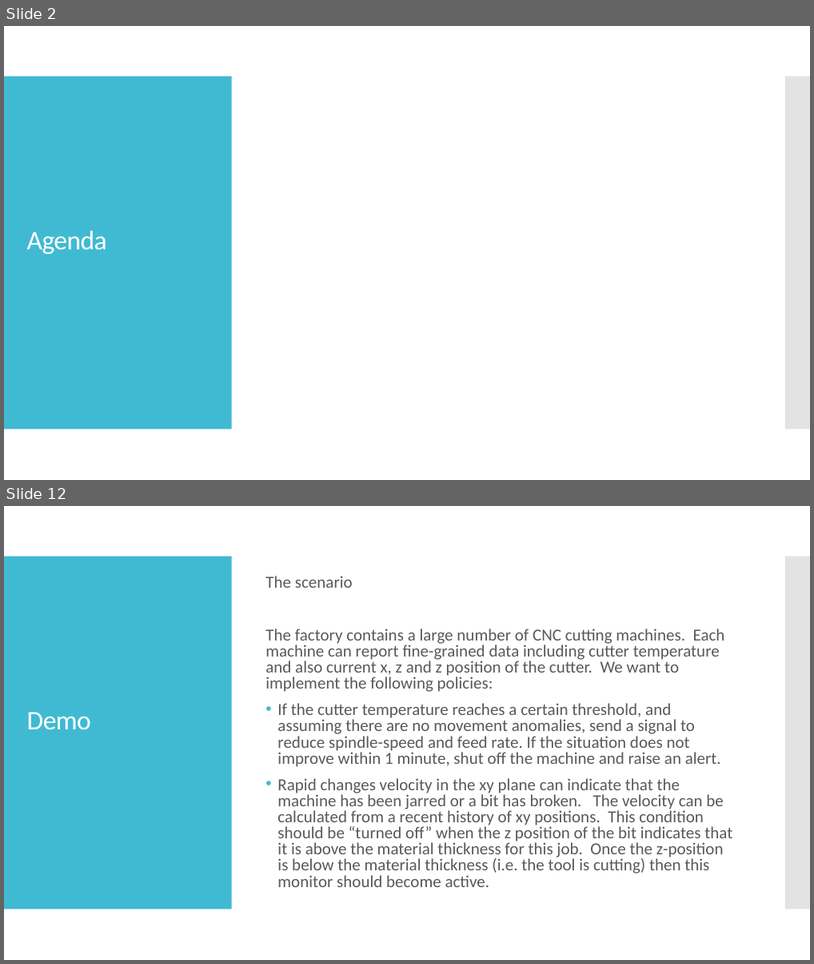
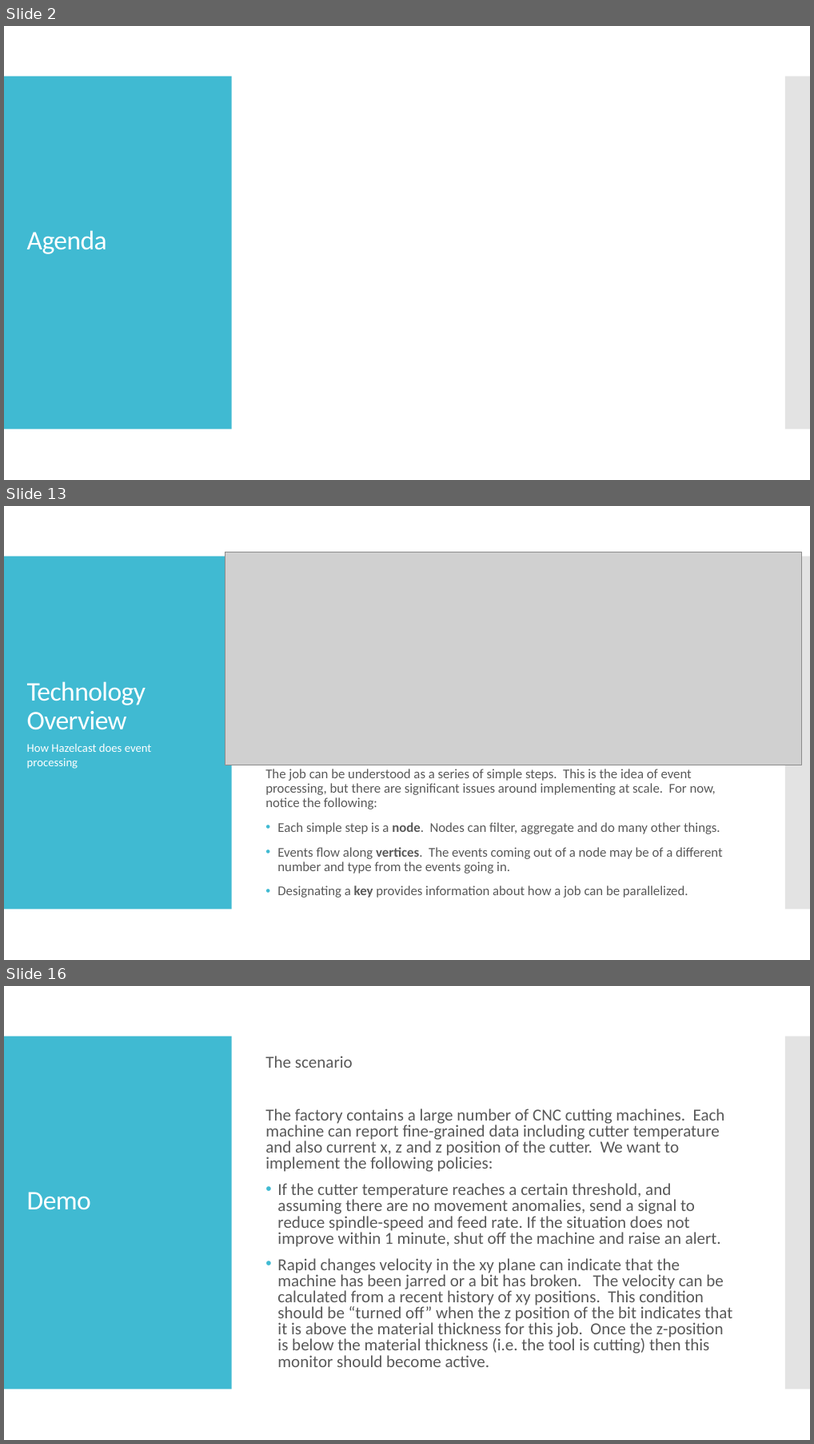
Before and after one commit to wrmay/hazelcast-monitoring-and-control-demo, a slide deck: Solution Overview.pptx. Shown one above the other, each under a label of ours: slides 2 and 12 before the commit, slides 2, 13 and 16 after it; the slides between them are not shown. The pictures are 814x964 and 814x1444 pixels, drawn with LibreOffice and Linux fonts; fonts in the diff are those of the drawing; grey boxes stand for pictures. Boxes give left, top, right and bottom in pixels: in the first picture for what was removed or moved away, otherwise in the second. Text is boxed around its words. In the diff, an @@ line names an element or a change of style, - is before the commit and + after.

```diff
--- a/Solution Overview.pptx
+++ b/Solution Overview.pptx
@@ slide 13 added at <box>4,506,810,960</box>, background #FFFFFF; not listed: 2 template elements that a slide beside it also shows @@
@@ picture added at <box>225,552,802,765</box> @@
@@ title added at <box>27,681,146,729</box>, 32 pt, text #FFFFFF @@
+Technology Overview
@@ text added at <box>27,744,152,768</box>, 14 pt, text #FFFFFF @@
+How Hazelcast does event processing
@@ text added at <box>266,768,723,897</box>, 16 pt, text #595959 @@
+The job can be understood as a series of simple steps. This is the idea of event processing, but there are significant issues around implementing at scale. For now, notice the following:
+• Each simple step is a node. Nodes can filter, aggregate and do many other things.
+• Events flow along vertices. The events coming out of a node may be of a different number and type from the events going in.
+• Designating a key provides information about how a job can be parallelized.
@@ what was slide 12 is now slide 16 @@
```
Also in this commit, not shown: 5 slides changed, 7 other slides added, 4 slides removed, 9 other files.
